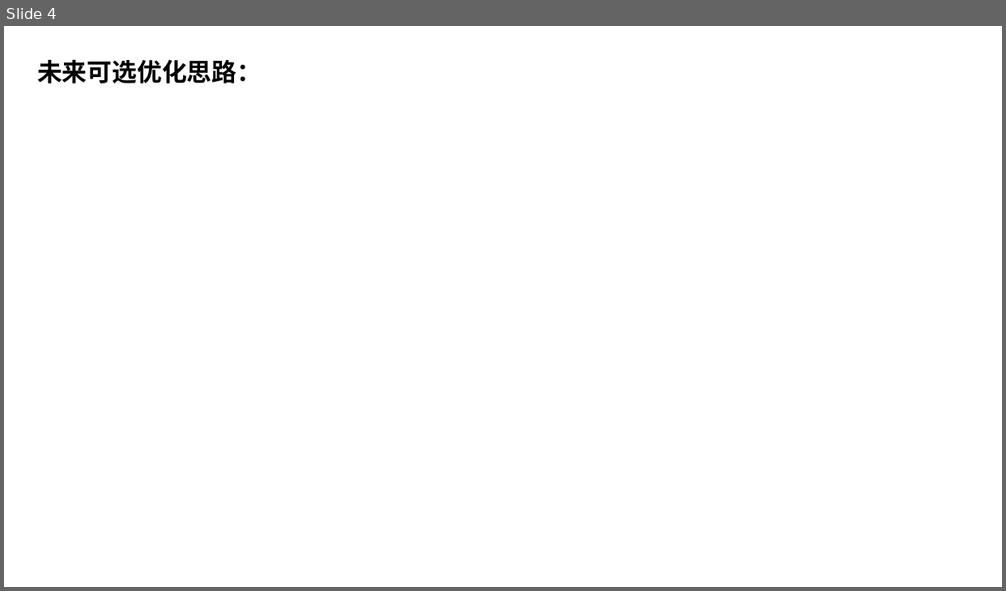
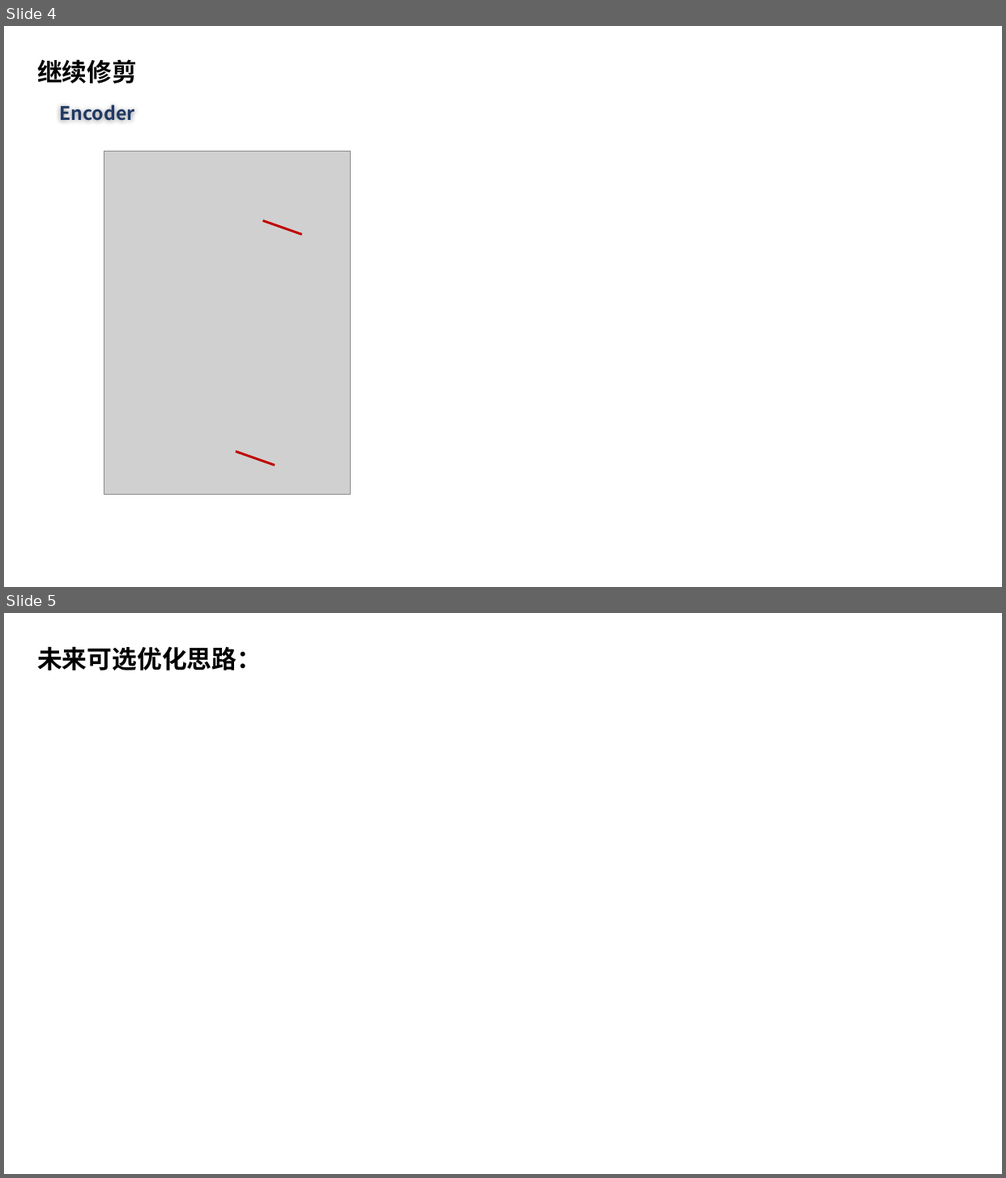
Before and after one commit to liu-mengyang/trt-wenet, a slide deck: report/20220419第二次会议.pptx. Shown one above the other, each under a label of ours: slide 4 before the commit, slides 4 and 5 after it. The pictures are 1006x591 and 1006x1178 pixels, drawn with LibreOffice and Linux fonts; fonts in the diff are those of the drawing; grey boxes stand for pictures. Boxes give left, top, right and bottom in pixels: in the first picture for what was removed or moved away, otherwise in the second. Text is boxed around its words. In the diff, an @@ line names an element or a change of style, - is before the commit and + after.

```diff
--- a/report/20220419第二次会议.pptx
+++ b/report/20220419第二次会议.pptx
@@ slide 4 added at (x1=4, y1=26, x2=1002, y2=587), background #FFFFFF @@
@@ text added at (x1=37, y1=59, x2=137, y2=84), 24 pt, text #000000, bold @@
+继续修剪
@@ text added at (x1=59, y1=105, x2=134, y2=121), 18 pt, text #203864, bold @@
+Encoder
@@ picture added at (x1=104, y1=151, x2=351, y2=495) @@
@@ line added from (263, 220) to (302, 235), #C00000 2.25 pt @@
@@ line added from (236, 452) to (275, 466), #C00000 2.25 pt @@
@@ what was slide 4 is now slide 5 @@
```
Also in this commit, not shown: 1 slide changed, 1 other file.
